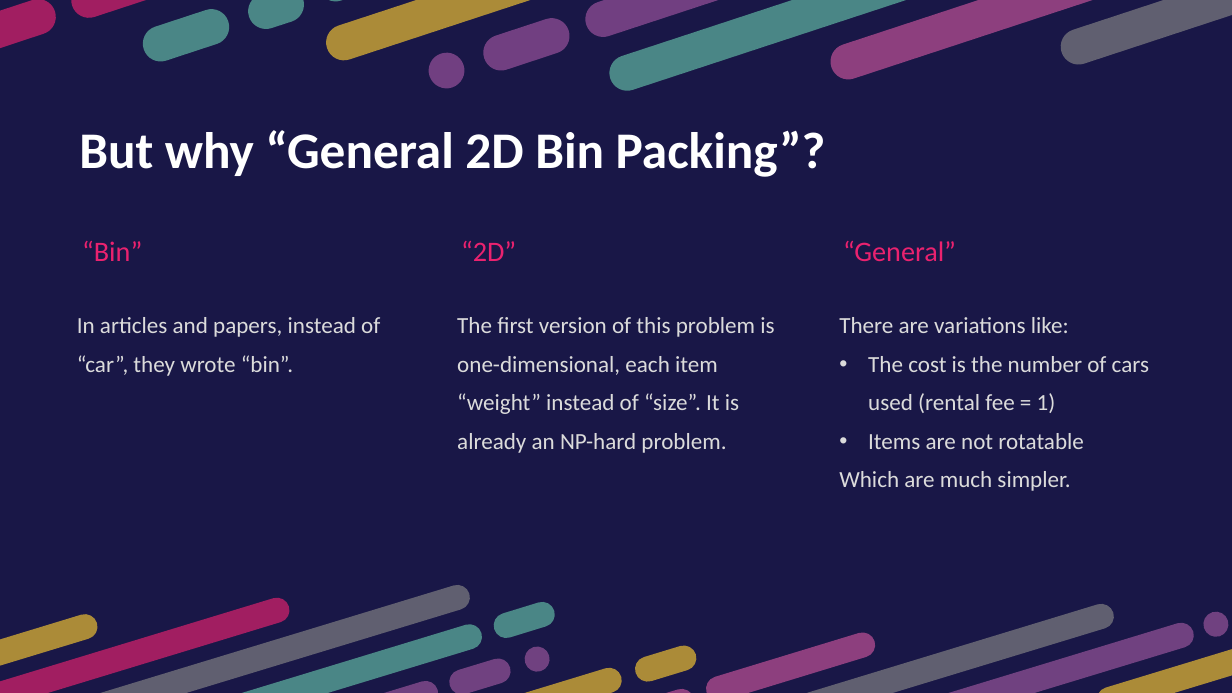
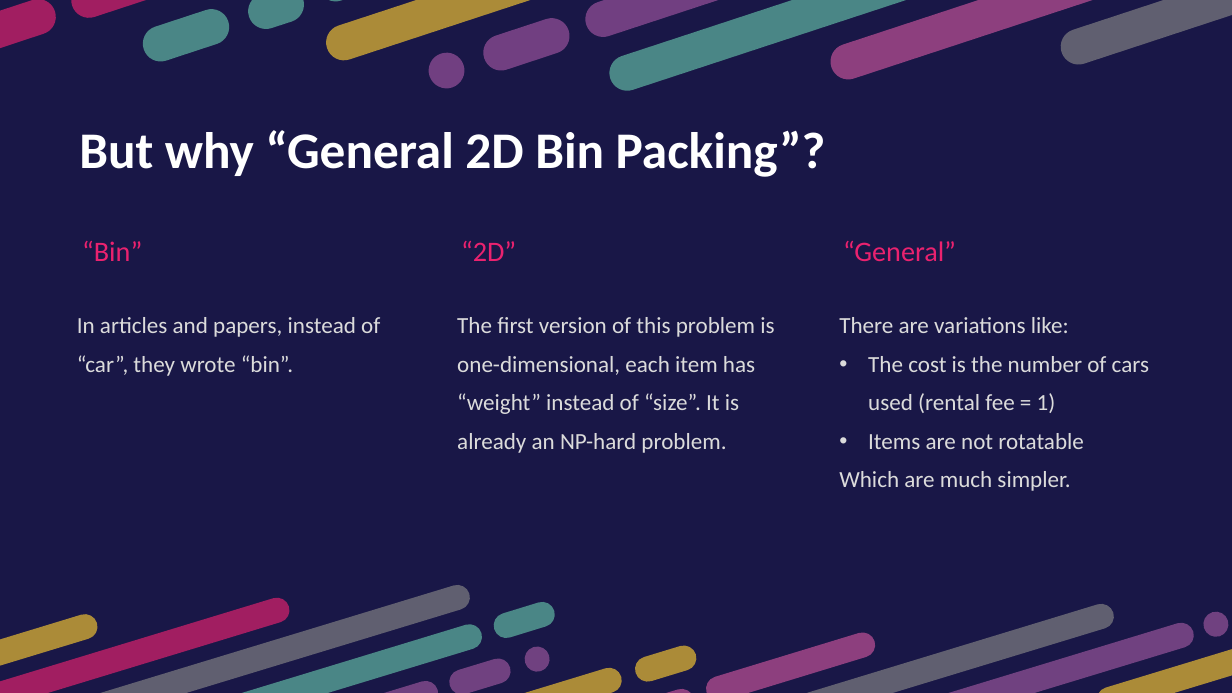
Before and after one commit to htnminh/optimization-project, a slide deck: slide 9 of presentation/General 2D Bin Packing Problem.pptx. Drawn at 1232x693 pixels with LibreOffice and Linux fonts; fonts in the diff are those of the drawing. Boxes give left, top, right and bottom in pixels: in the first picture for what was removed or moved away, otherwise in the second. Text is boxed around its words. In the diff, an @@ line names an element or a change of style, - is before the commit and + after.

Commit message:
typo in presentation

```diff
--- a/presentation/General 2D Bin Packing Problem.pptx
+++ b/presentation/General 2D Bin Packing Problem.pptx
@@ text at (x1=457, y1=317, x2=774, y2=453): text changed @@
-The first version of this problem is one-dimensional, each item “weight” instead of “size”. It is already an NP-hard problem.
+The first version of this problem is one-dimensional, each item has “weight” instead of “size”. It is already an NP-hard problem.
```
Also in this commit, not shown: 1 other file.
